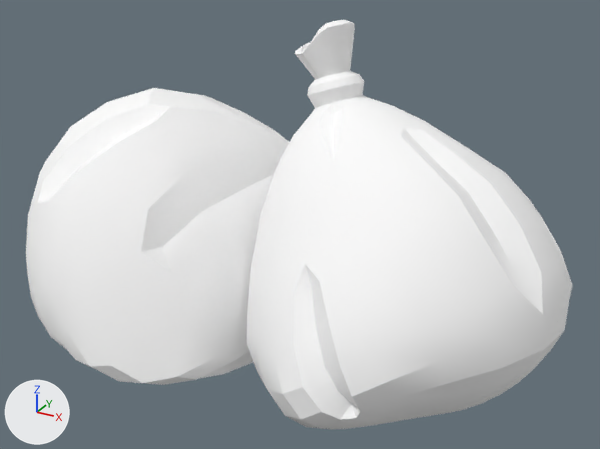
The glTF model assets/models/TrashBag_2.glb: old version first, new version second.
The view is the same before and after, from a 50 mm lens placed at (0.566, -1.015, 0.722), pointed at (0.016, -0.015, 0.222). Every picture has the same lights, and +X, +Y and +Z are marked at lower left. The picture after the commit comes second.

Names of what the first picture shows: 'TrashBag_2'.
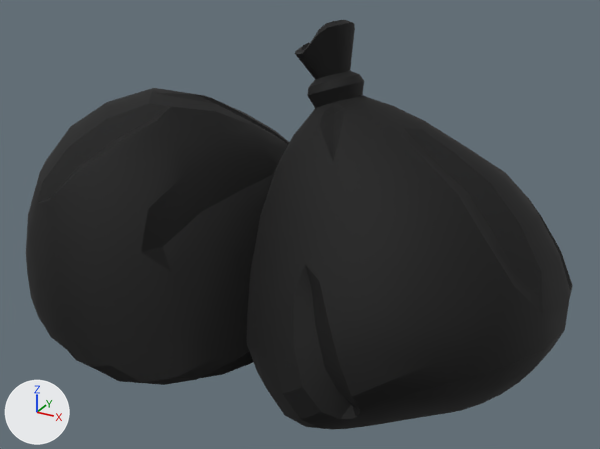
Pixel boxes [x1, y1, x2, y2] of what changed, in the pictures (600 x 449 px):
'TrashBag_2', recoloured (darker): [26, 20, 573, 430] in both

The change, as a list of edits to the scene's bpy script:
```text
Add mat_t_white:
    mat_t_white = bpy.data.materials.new('T:White')
    mat_t_white.use_nodes = True; mat_t_white.node_tree.nodes.clear()
    _N = mat_t_white.node_tree.nodes; _L = mat_t_white.node_tree.links
    n0 = _N.new('ShaderNodeBsdfPrincipled'); n0.name = 'Principled BSDF'
    n0.inputs[2].default_value = 0.8  # 'Roughness'
    n1 = _N.new('ShaderNodeOutputMaterial'); n1.name = 'Material Output'
    n2 = _N.new('ShaderNodeVertexColor'); n2.name = 'Color Attribute'
    _L.new(n0.outputs[0], n1.inputs[0])  # 'BSDF' to 'Surface'
    _L.new(n2.outputs[0], n0.inputs[0])  # 'Color' to 'Base Color'
Change me_sphere_000:
    where me_sphere_000.from_pydata(...)  # 1048 vertices, 2088 faces; spans x -0.489..0.418, y -0.288..0.237, z -0.008..0.522
    remove me_sphere_000.materials.append(mat_atlas)  # white #ffffff
    add me_sphere_000.materials.append(mat_t_white)
```
